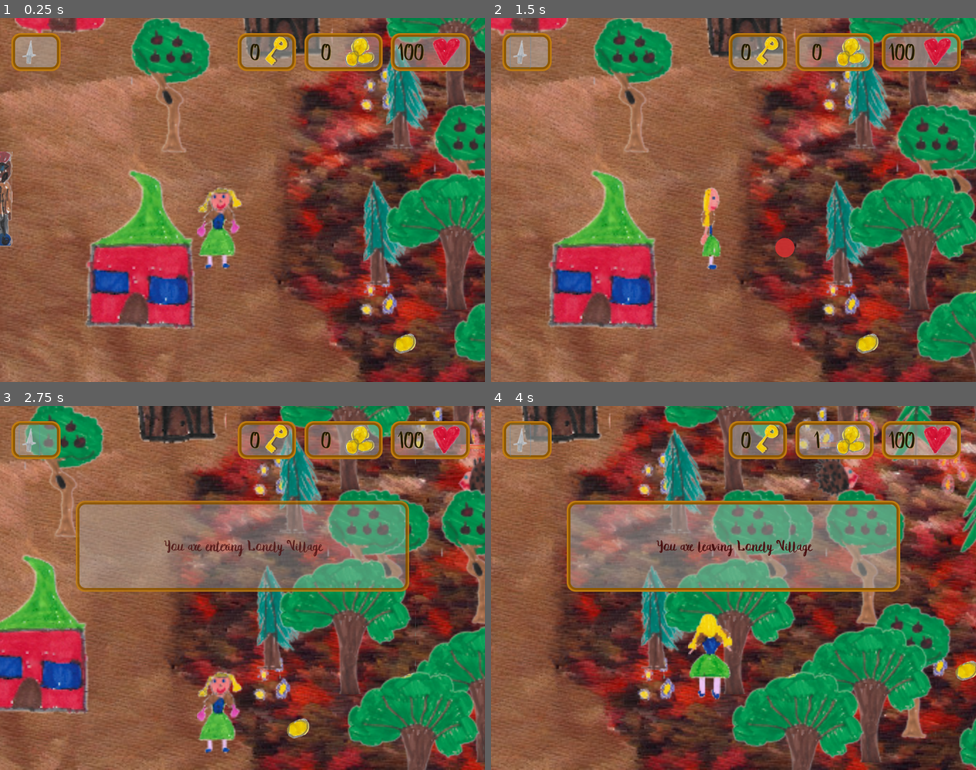
Above: before the commit, frames 1-4 (two rows, left to right).
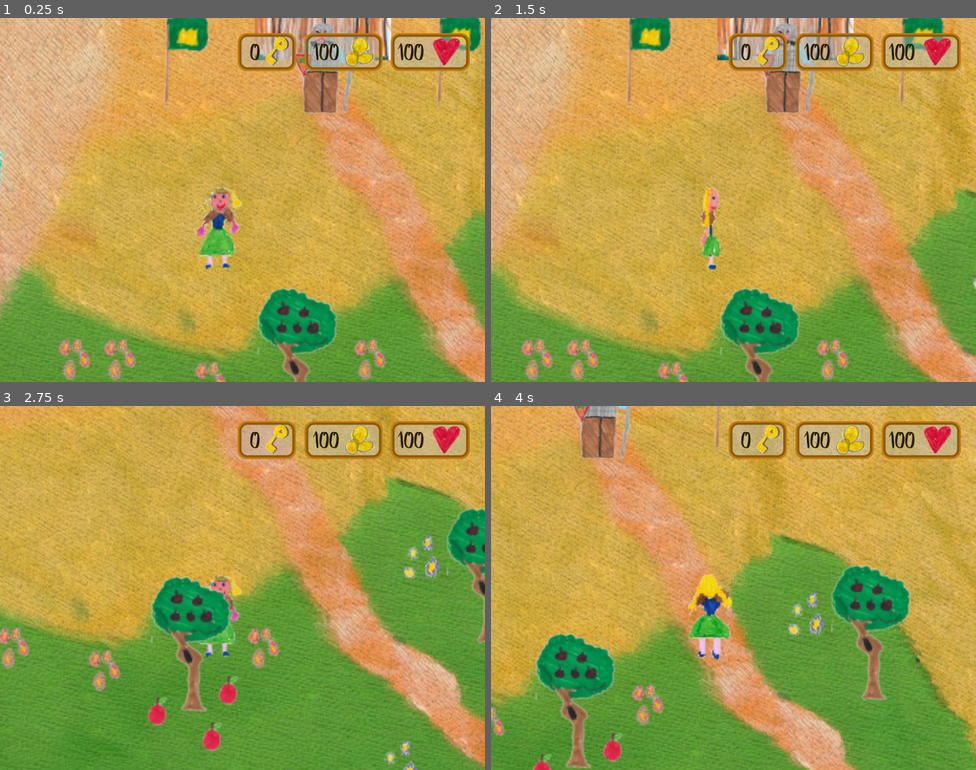
Above: after the commit, the same moments.

Repository: skadge/godot-adventures
Game: Godot game, scene res://Game.tscn
The game is run twice, just before and just after one commit, with the same random seed, the same clock (stepped at 60 frames per second) and the same inputs.
Inputs (mouse positions are in pixels of both pictures, inside the frame that each line leads up to):
- Up to frame 1 (0.25 s): no input
- Up to frame 2 (1.5 s): click (520, 50) at 0.52 s; tap Enter at 1.25 s; hold Right (right) from 1.28 s (still down)
- Up to frame 3 (2.75 s): release Right (right) at 2.03 s; hold Down (down) from 2.03 s (still down)
- Up to frame 4 (4 s): release Down (down) at 2.78 s; hold Right (right) 2.78-3.53 s; hold Up (ui_up) from 3.53 s (still down)

The runs differ from the first frame. In frame 1, 96% of the frame differs, in the area x 0-100%, y 0-100%; in frame 2, 97%; in frame 3, 97%; in frame 4, 97%.

Commit message:
Refined sword attack + fix dialogue breakage introduced with the guard and hagrid

Diff:
--- a/Game.tscn
+++ b/Game.tscn
@@ -1277,7 +1277,7 @@
 script = ExtResource( 39 )
 
 [node name="Player" parent="Items" instance=ExtResource( 3 )]
-position = Vector2( 2048.48, 1267.04 )
+position = Vector2( 1223.36, 404.848 )
 
 [node name="HotAirBalloon" parent="Items" instance=ExtResource( 16 )]
 position = Vector2( 1496, 1298.67 )
--- a/Interface.tscn
+++ b/Interface.tscn
@@ -61,6 +61,50 @@
 margin_right = -399.0
 margin_bottom = 112.0
 
+[node name="SwordPanel" type="Panel" parent="."]
+anchor_left = 1.0
+anchor_top = 1.0
+anchor_right = 1.0
+anchor_bottom = 1.0
+margin_left = -269.122
+margin_top = -244.98
+margin_right = -69.1216
+margin_bottom = -44.9802
+theme = ExtResource( 6 )
+__meta__ = {
+"_edit_use_anchors_": false
+}
+
+[node name="SwordButton" type="TextureButton" parent="SwordPanel"]
+anchor_left = 0.5
+anchor_top = 0.5
+anchor_right = 0.5
+anchor_bottom = 0.5
+margin_left = -84.5
+margin_top = -77.0
+margin_right = 84.5
+margin_bottom = 77.0
+texture_normal = ExtResource( 7 )
+expand = true
+stretch_mode = 5
+__meta__ = {
+"_edit_use_anchors_": false
+}
+
+[node name="Label" type="Label" parent="SwordPanel"]
+anchor_left = 0.5
+anchor_top = 1.0
+anchor_right = 0.5
+anchor_bottom = 1.0
+margin_left = -61.0
+margin_top = -35.0
+margin_right = 63.0
+margin_bottom = 60.0
+text = "Attack!"
+__meta__ = {
+"_edit_use_anchors_": false
+}
+
 [node name="Inventory" type="NinePatchRect" parent="."]
 margin_left = 24.0
 margin_top = 32.0
@@ -98,13 +142,6 @@
 margin_right = 92.0
 margin_bottom = 70.0
 icon = ExtResource( 5 )
-flat = true
-
-[node name="SwordButton" type="Button" parent="Inventory/HBox"]
-margin_left = 96.0
-margin_right = 140.0
-margin_bottom = 70.0
-icon = ExtResource( 7 )
 flat = true
 
 [node name="MainMsg" type="NinePatchRect" parent="."]
@@ -223,6 +260,6 @@
 margin_right = 64.0
 margin_bottom = 200.0
 texture = ExtResource( 12 )
+[connection signal="pressed" from="SwordPanel/SwordButton" to="." method="_on_SwordButton_pressed"]
 [connection signal="pressed" from="Inventory/HBox/HotAirBalloonButton" to="." method="_on_HotAirBalloonButton_pressed"]
 [connection signal="pressed" from="Inventory/HBox/PlayerButton" to="." method="_on_PlayerButton_pressed"]
-[connection signal="pressed" from="Inventory/HBox/SwordButton" to="." method="_on_SwordButton_pressed"]
--- a/Player.tscn
+++ b/Player.tscn
@@ -1,30 +1,29 @@
-[gd_scene load_steps=6 format=2]
+[gd_scene load_steps=7 format=2]
 
 [ext_resource path="res://2d_motion.gd" type="Script" id=1]
 [ext_resource path="res://res/characters/character1_maud_small_face.png" type="Texture" id=2]
 [ext_resource path="res://res/sounds/steps-grass.ogg" type="AudioStream" id=3]
 [ext_resource path="res://res/characters/sword_target.svg" type="Texture" id=4]
+[ext_resource path="res://res/props/sword_icon.png" type="Texture" id=5]
 
 [sub_resource type="CircleShape2D" id=1]
 radius = 7.06341
 
 [node name="Player - KinematicBody2D" type="KinematicBody2D"]
 script = ExtResource( 1 )
+gold = 100
 
 [node name="Sprite" type="Sprite" parent="."]
 texture = ExtResource( 2 )
 offset = Vector2( 0, 64 )
 
 [node name="SwordTargetAxis" type="Node2D" parent="Sprite"]
-visible = false
+show_behind_parent = true
 position = Vector2( -0.347954, 78.1142 )
 rotation = 3.14159
 
 [node name="SwordTarget" type="Area2D" parent="Sprite/SwordTargetAxis"]
 position = Vector2( 0.695892, -52.54 )
-__meta__ = {
-"_edit_group_": true
-}
 
 [node name="SwordTargetSprite" type="Sprite" parent="Sprite/SwordTargetAxis/SwordTarget"]
 scale = Vector2( 0.1, 0.1 )
@@ -33,6 +32,11 @@
 [node name="CollisionShape2D" type="CollisionShape2D" parent="Sprite/SwordTargetAxis/SwordTarget"]
 visible = false
 shape = SubResource( 1 )
+
+[node name="Sprite" type="Sprite" parent="Sprite/SwordTargetAxis/SwordTarget"]
+position = Vector2( -0.757512, 5.64388 )
+scale = Vector2( 0.349157, 0.349157 )
+texture = ExtResource( 5 )
 
 [node name="CollisionPolygon2D" type="CollisionPolygon2D" parent="."]
 position = Vector2( 0, 64 )
--- a/res/characters/Aeronaut.gd
+++ b/res/characters/Aeronaut.gd
@@ -9,10 +9,7 @@
 signal hotAirBalloonAvailable
 
 func _init():
-    dialogues = ["Hello, I am the aeronaut.",
-                 "Welcome to my shop! I sell hot air balloons for 25 coins.",
-                 "would you like to buy?"
-                ]
+
 
     dialogueDefault = ["I love to fly!",
                        "Have you ever dreamt of being a bird?"]
@@ -22,18 +19,22 @@
 
     if not balloonSold:
 
-        var sentences = dialogues
+        var sentences = []
 
         if is_first_time:
+            sentences = ["Hello, I am the aeronaut."]
             is_first_time = false
-        else:
-            sentences = dialogues.slice(1, dialogues.size()-1)
+
+        sentences += [
+                 "Welcome to my shop! I sell hot air balloons for 25 coins.",
+                 ""
+                ]
 
 
         dialogue.say_many($Sprite, sentences)
         yield(dialogue, "conversation_finished")
         dialogue.say_yes_no($Sprite,
-                    dialogues[2],
+                    "would you like to buy?",
                     self,
                     "on_yes_buy_balloon",
                     "on_no_buy_balloon")
--- a/res/characters/Character.gd
+++ b/res/characters/Character.gd
@@ -26,8 +26,6 @@
 
     connect("body_entered", self, "_on_Character_body_entered")
     connect("body_exited", self, "_on_Character_body_exited")
-    #buttonYes.connect("pressed", self, "_on_yes")
-    #buttonNo.connect("pressed", self, "_on_no")
 
 # to be overriden for each different character
 func dialogue_stages():
--- a/res/characters/Guard.gd
+++ b/res/characters/Guard.gd
@@ -10,9 +10,14 @@
 
     if is_first_time:
         sentences += ["I'm the guard of the castle."]
-        is_first_time = false
+
 
     sentences += ["Only the royal family can get in.",
                  "Go away!"]
 
-    dialogue.say_many($Sprite, sentences, hagrid, "encounter_player")
+    dialogue.say_many($Sprite, sentences)
+
+    if is_first_time:
+        yield(dialogue, "conversation_finished")
+        hagrid.encounter_player()
+        is_first_time = false
--- a/res/characters/Hagrid.gd
+++ b/res/characters/Hagrid.gd
@@ -21,7 +21,7 @@
 
     is_first_time = false
 
-    $Timer.set_wait_time(3)
+    $Timer.set_wait_time(2)
     $Timer.connect("timeout", self, "go_back_cabin")
     $Timer.start()
 
@@ -41,7 +41,11 @@
                      "She might know how to get you into the castle",
                      "Maybe?",
                      "Mountains are not far away, just keep walking East"]
-        dialogue.say_many($Sprite, sentences, self, "meeting_player_over")
+        dialogue.say_many($Sprite, sentences)
+
+        yield(dialogue, "conversation_finished")
+
+        meeting_player_over()
 
 
     else:
--- a/res/characters/energy_bar.svg
+++ b/res/characters/energy_bar.svg
@@ -58,7 +58,7 @@
      id="layer1"
      transform="translate(-70.784903,-87.863005)">
     <rect
-       style="opacity:1;vector-effect:none;fill:none;fill-opacity:0.52459011;stroke:#ef2929;stroke-width:0.493;stroke-linecap:round;stroke-linejoin:round;stroke-miterlimit:4;stroke-dasharray:none;stroke-dashoffset:0;stroke-opacity:0.60000002"
+       style="opacity:1;vector-effect:none;fill:none;fill-opacity:0.52459011;stroke:#0e0b0b;stroke-width:0.493;stroke-linecap:round;stroke-linejoin:round;stroke-miterlimit:4;stroke-dasharray:none;stroke-dashoffset:0;stroke-opacity:0.75737703"
        id="rect876"
        width="34.025631"
        height="2.9264848"
--- a/res/characters/energy_bar_fill.svg
+++ b/res/characters/energy_bar_fill.svg
@@ -26,8 +26,8 @@
      inkscape:pageopacity="0.0"
      inkscape:pageshadow="2"
      inkscape:zoom="5.6"
-     inkscape:cx="117.41018"
-     inkscape:cy="-23.225398"
+     inkscape:cx="74.017323"
+     inkscape:cy="-23.046827"
      inkscape:document-units="mm"
      inkscape:current-layer="layer1"
      showgrid="false"
@@ -48,7 +48,7 @@
         <dc:format>image/svg+xml</dc:format>
         <dc:type
            rdf:resource="http://purl.org/dc/dcmitype/StillImage" />
-        <dc:title></dc:title>
+        <dc:title />
       </cc:Work>
     </rdf:RDF>
   </metadata>
@@ -58,7 +58,7 @@
      id="layer1"
      transform="translate(-70.784903,-87.863005)">
     <rect
-       style="opacity:1;vector-effect:none;fill:#f57900;fill-opacity:0.38360655;stroke:none;stroke-width:0.493;stroke-linecap:round;stroke-linejoin:round;stroke-miterlimit:4;stroke-dasharray:none;stroke-dashoffset:0;stroke-opacity:1"
+       style="opacity:0.99;vector-effect:none;fill:#9a0621;fill-opacity:0.64918035;stroke:none;stroke-width:0.493;stroke-linecap:round;stroke-linejoin:round;stroke-miterlimit:4;stroke-dasharray:none;stroke-dashoffset:0;stroke-opacity:1"
        id="rect876"
        width="34.025631"
        height="2.9264848"
--- a/res/interface/Dialogues.gd
+++ b/res/interface/Dialogues.gd
@@ -32,7 +32,7 @@
     $Box/RichTextLabel.bbcode_text = text
 
 
-func say_many(sprite, sentences, cb_object = null, on_conversation_finished = null):
+func say_many(sprite, sentences):
 
     show()
     hide_all_buttons()
@@ -52,8 +52,8 @@
         else:
             btnContinue.hide()
             get_parent().set_process_input(false)
-            if cb_object and on_conversation_finished:
-                cb_object.call(on_conversation_finished)
+            emit_signal("conversation_finished")
+
 
 func say_yes_no(sprite, text, cb_object, on_yes, on_no):
 
--- a/res/interface/Interface.gd
+++ b/res/interface/Interface.gd
@@ -43,12 +43,12 @@
     $Inventory.hide()
     $Inventory/HBox/HotAirBalloonButton.hide()
     $Inventory/HBox/PlayerButton.hide()
-    $Inventory/HBox/SwordButton.hide()
+    $SwordPanel.hide()
 
     $MainMsg.modulate.a = 0
 
     #_on_HotAirBalloonAvailable()
-    _on_SwordAvailable()
+    #_on_SwordAvailable()
 
 
 func resize_inventory_bg():
@@ -74,12 +74,8 @@
 
 func _on_SwordAvailable():
 
-    if not $Inventory.visible:
-        $Inventory.show()
 
-    $Inventory/HBox/SwordButton.show()
-
-    resize_inventory_bg()
+    $SwordPanel.show()
 
 
 func _on_PlayerButton_pressed():
--- a/res/interface/theme/default_theme.tres
+++ b/res/interface/theme/default_theme.tres
@@ -1,7 +1,19 @@
-[gd_resource type="Theme" load_steps=3 format=2]
+[gd_resource type="Theme" load_steps=4 format=2]
 
 [ext_resource path="res://res/interface/theme/default_font.tres" type="DynamicFont" id=1]
 [ext_resource path="res://res/interface/theme/dialogue_font.tres" type="DynamicFont" id=2]
+
+[sub_resource type="StyleBoxFlat" id=1]
+bg_color = Color( 0.862745, 0.592157, 0.211765, 0.466667 )
+border_width_left = 5
+border_width_top = 5
+border_width_right = 5
+border_width_bottom = 5
+border_color = Color( 0.305882, 0.054902, 0.054902, 1 )
+corner_radius_top_left = 100
+corner_radius_top_right = 100
+corner_radius_bottom_right = 100
+corner_radius_bottom_left = 100
 
 [resource]
 default_font = ExtResource( 2 )
@@ -25,6 +37,7 @@
 Label/constants/shadow_offset_y = 1
 Label/fonts/font = ExtResource( 1 )
 Label/styles/normal = null
+Panel/styles/panel = SubResource( 1 )
 RichTextLabel/colors/default_color = Color( 0.294118, 0.0666667, 0.0666667, 1 )
 RichTextLabel/colors/font_color_selected = Color( 0.49, 0.49, 0.49, 1 )
 RichTextLabel/colors/font_color_shadow = Color( 0, 0, 0, 0 )
--- a/res/monsters/BlackNightmare.tscn
+++ b/res/monsters/BlackNightmare.tscn
@@ -32,6 +32,8 @@
 
 [node name="AudioStreamPlayer2D" parent="Path2D/PathFollow2D/Area2D" index="3"]
 position = Vector2( -1.91982, 4.45964 )
+max_distance = 1000.0
+attenuation = 2.46228
 
 [node name="Energy_bar" parent="Path2D/PathFollow2D/Area2D" index="4"]
 position = Vector2( -39.1038, -40.0198 )
--- a/res/monsters/Monster.gd
+++ b/res/monsters/Monster.gd
@@ -22,7 +22,7 @@
     energy_bar.scale.x = 1
 
     rng.randomize()
-    $Path2D/PathFollow2D.unit_offset = rng.randf()
+    $Path2D/PathFollow2D.unit_offset = rng.randf_range(0.1,0.9)
 
     speed_factor = rng.randf_range(speed_factor * 0.5, speed_factor * 1.5)
 
